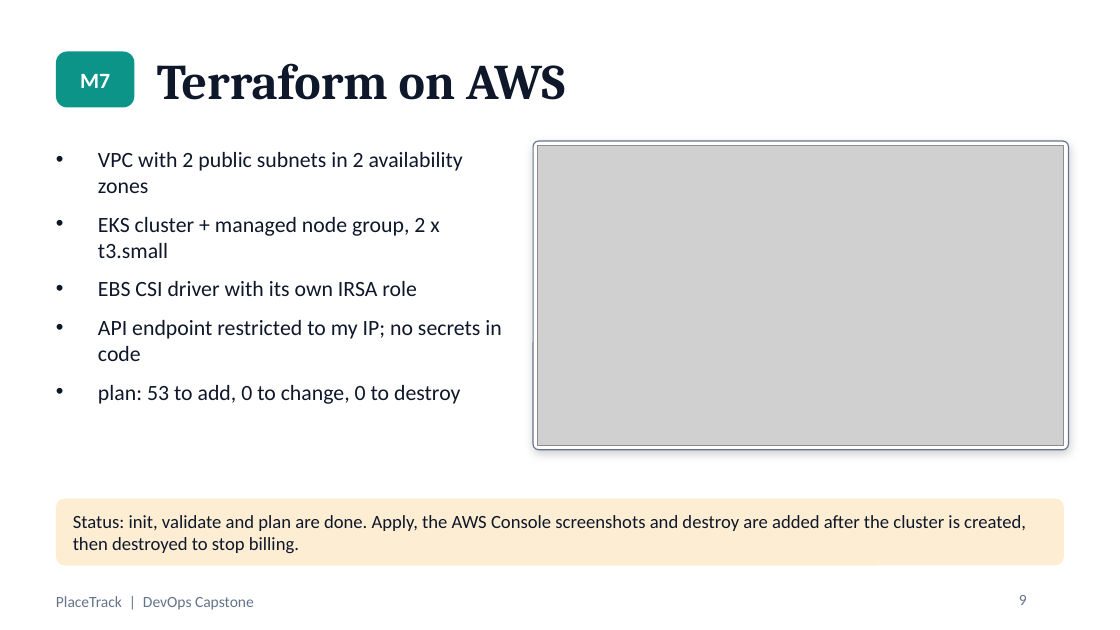
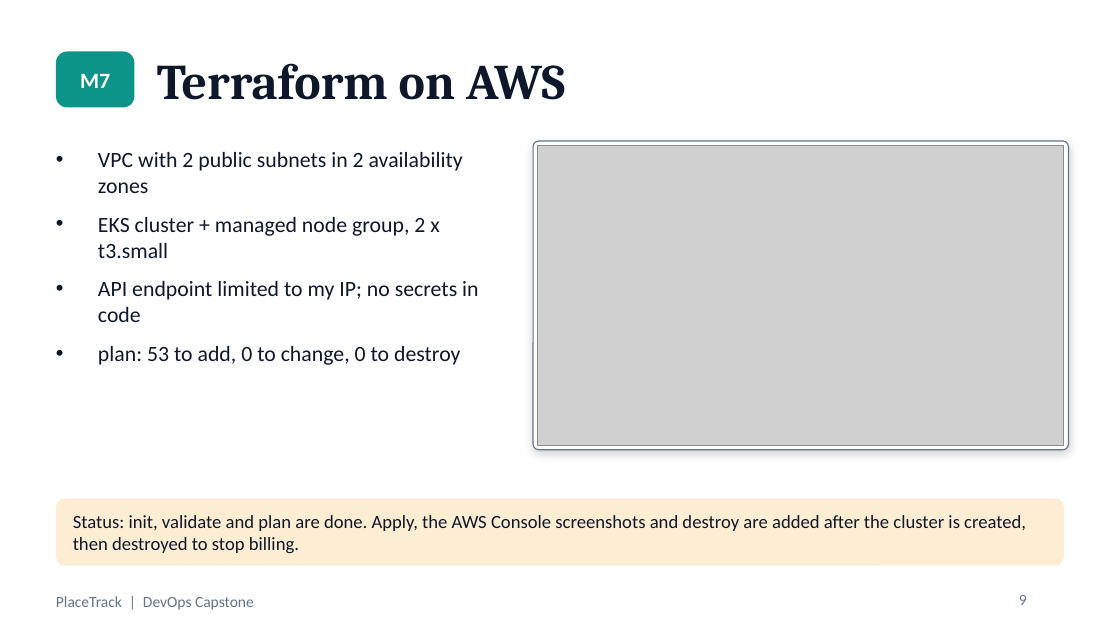
Before and after one commit to Raghavendra1729-cell/placetrack-devops-capstone, a slide deck: slide 9 of docs/PlaceTrack-Capstone.pptx. Drawn at 1120x630 pixels with LibreOffice and Linux fonts; fonts in the diff are those of the drawing; grey boxes stand for pictures. Boxes give left, top, right and bottom in pixels: in the first picture for what was removed or moved away, otherwise in the second. Text is boxed around its words. In the diff, an @@ line names an element or a change of style, - is before the commit and + after.

Commit message:
Simplify the project: drop the EBS driver and EKS-only storage class, shorten the README, keep one deck

```diff
--- a/docs/PlaceTrack-Capstone.pptx
+++ b/docs/PlaceTrack-Capstone.pptx
@@ text at box(98, 281, 478, 322): text changed @@
-• EBS CSI driver with its own IRSA role
-• API endpoint restricted to my IP; no secrets in code
+• API endpoint limited to my IP; no secrets in code
```
Also in this commit, not shown: 2 other slides changed, 10 other files.
